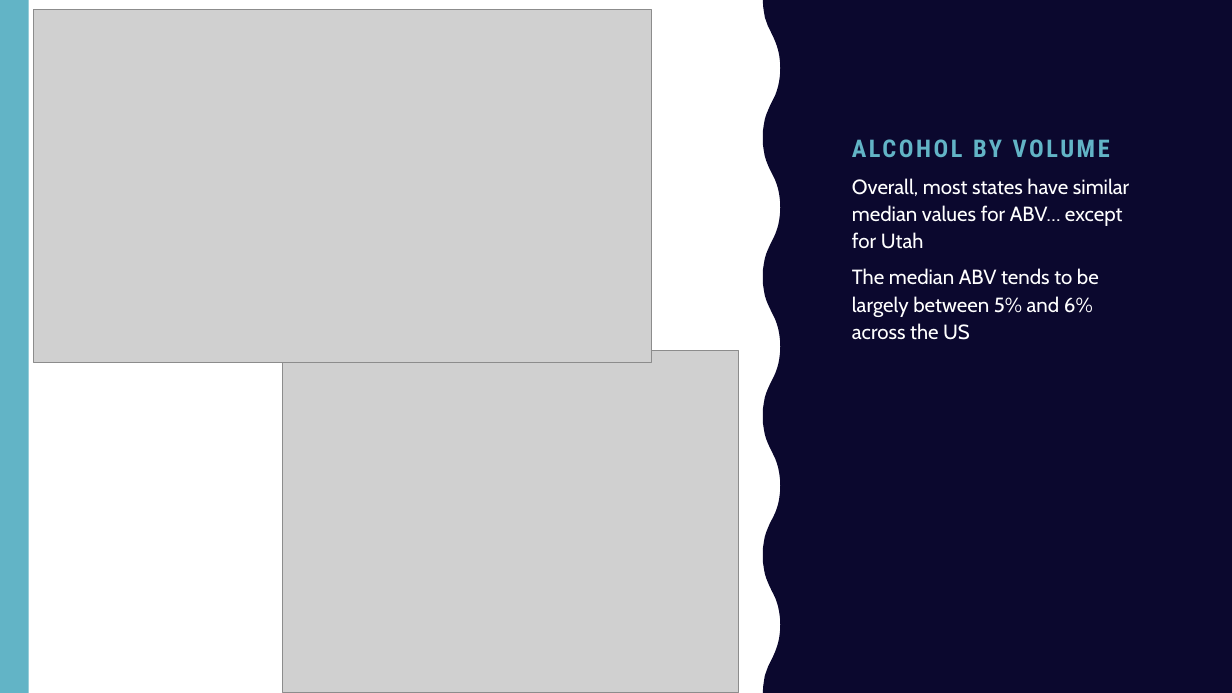
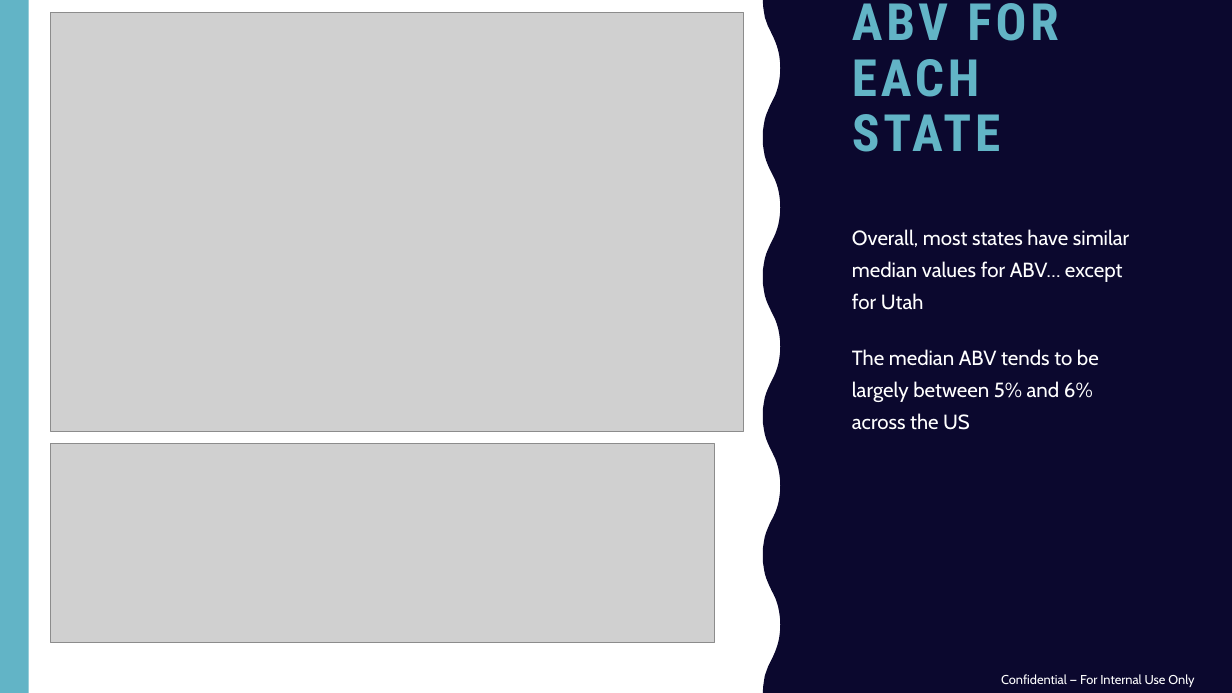
Before and after one commit to mattfarrow1/6306-project-1, a slide deck: slide 5 of docs/Matt_Farrow_Megan_Ball_DS6306_EDA.pptx. Drawn at 1232x693 pixels with LibreOffice and Linux fonts; fonts in the diff are those of the drawing; grey boxes stand for pictures. Boxes give left, top, right and bottom in pixels: in the first picture for what was removed or moved away, otherwise in the second. Text is boxed around its words. In the diff, an @@ line names an element or a change of style, - is before the commit and + after.

Commit message:
Clean up formatting, add higher res images, add question 9 slide

```diff
--- a/docs/Matt_Farrow_Megan_Ball_DS6306_EDA.pptx
+++ b/docs/Matt_Farrow_Megan_Ball_DS6306_EDA.pptx
@@ picture: place and size @@
-picture at [33, 9, 652, 363]
+picture at [51, 12, 744, 432]
@@ title at [852, 3, 1058, 152]: text changed; size 19 to 40 pt @@
-ALCOHOL BY VOLUME
+ABV FOR EACH STATE
@@ text "Overall, most states have similar ...": place and size @@
-text "Overall, most states have similar ..." at [852, 178, 1129, 340]
+text "Overall, most states have similar ..." at [852, 229, 1129, 430]
@@ text "Overall, most states have similar ..." at [852, 229, 1129, 430]: line spacing 1.1 to 1.3; more space between paragraphs @@
@@ picture removed at [283, 350, 739, 693] @@
@@ picture added at [51, 444, 714, 643] @@
@@ text added at [1001, 674, 1194, 687], 10 pt, text #FFFFFF @@
+Confidential — For Internal Use Only
```
Also in this commit, not shown: 7 other slides changed, 2 slides added.
